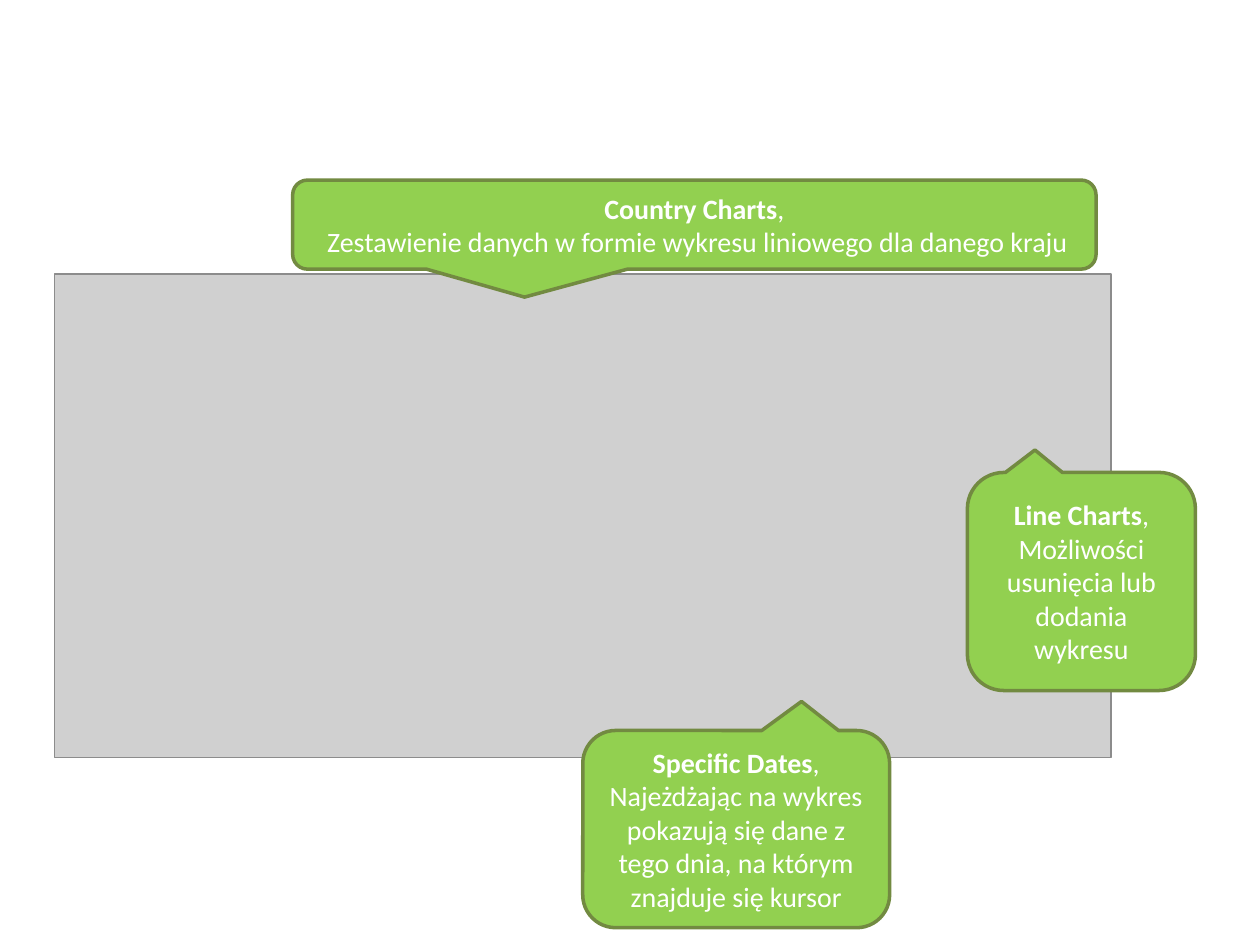
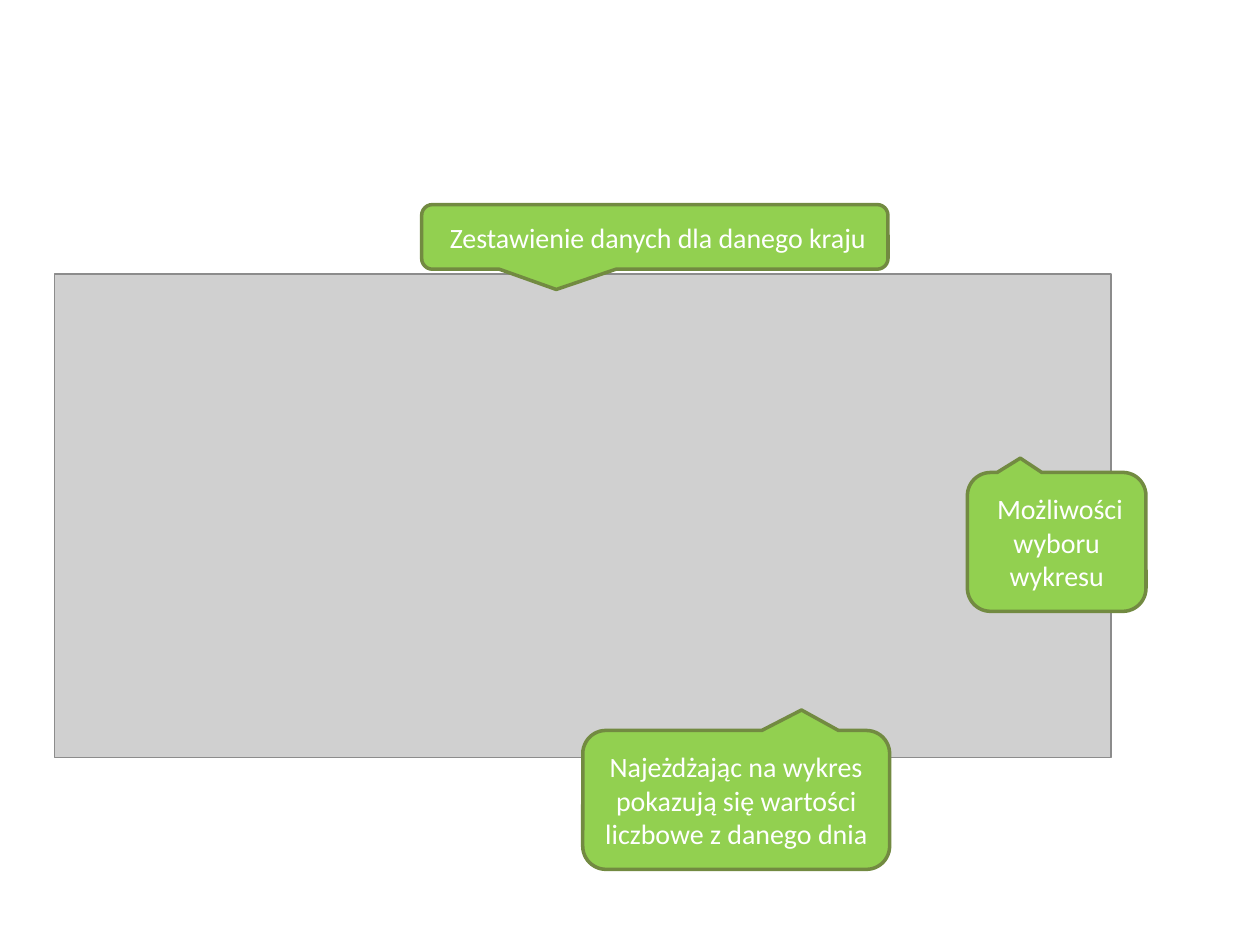
Before and after one commit to janiszewskibartlomiej/COVID-19-Thesis-Postgraduate_studies_on_WSB, a slide deck: slide 6 of WSB_prezentacja_pracy_dyplomowej.pptx. Drawn at 1260x945 pixels with LibreOffice and Linux fonts; fonts in the diff are those of the drawing; grey boxes stand for pictures; background and template pictures are left out. Boxes give left, top, right and bottom in pixels: in the first picture for what was removed or moved away, otherwise in the second. Text is boxed around its words. In the diff, an @@ line names an element or a change of style, - is before the commit and + after.

```diff
--- a/WSB_prezentacja_pracy_dyplomowej.pptx
+++ b/WSB_prezentacja_pracy_dyplomowej.pptx
@@ rounded speech box "Zestawienie danych dla danego kraju": place and size @@
-rounded speech box "Zestawienie danych dla danego kraju" at box(292, 180, 1096, 270)
+rounded speech box "Zestawienie danych dla danego kraju" at box(422, 204, 888, 268)
@@ text in rounded speech box at box(450, 228, 866, 253): text changed @@
-Country Charts,
-Zestawienie danych w formie wykresu liniowego dla danego kraju
+Zestawienie danych dla danego kraju
@@ rounded speech box "Możliwości wyboru wykresu": place and size @@
-rounded speech box "Możliwości wyboru wykresu" at box(968, 472, 1196, 690)
+rounded speech box "Możliwości wyboru wykresu" at box(968, 472, 1147, 611)
@@ text in rounded speech box at box(997, 499, 1123, 591): text changed @@
-Line Charts, Możliwości usunięcia lub dodania wykresu
+Możliwości wyboru wykresu
@@ rounded speech box "Najeżdżając na wykres pokazują się ...": place and size @@
-rounded speech box "Najeżdżając na wykres pokazują się ..." at box(583, 731, 891, 927)
+rounded speech box "Najeżdżając na wykres pokazują się ..." at box(583, 731, 891, 869)
@@ text in rounded speech box at box(605, 757, 867, 849): text changed @@
-Specific Dates, Najeżdżając na wykres pokazują się dane z tego dnia, na którym znajduje się kursor
+Najeżdżając na wykres pokazują się wartości liczbowe z danego dnia
```
Also in this commit, not shown: 6 other slides changed, 1 slide added, 1 slide removed, 2 other files.
